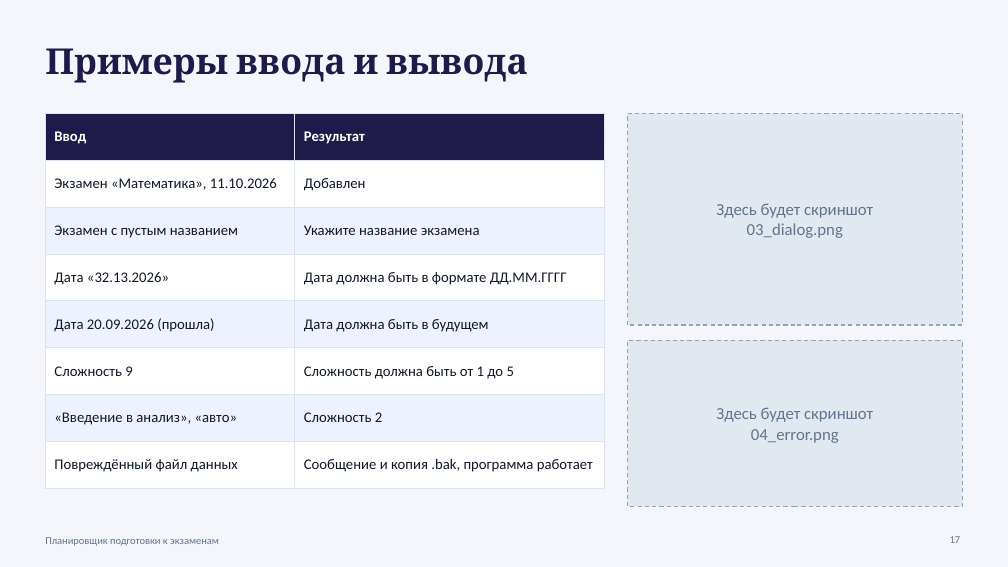
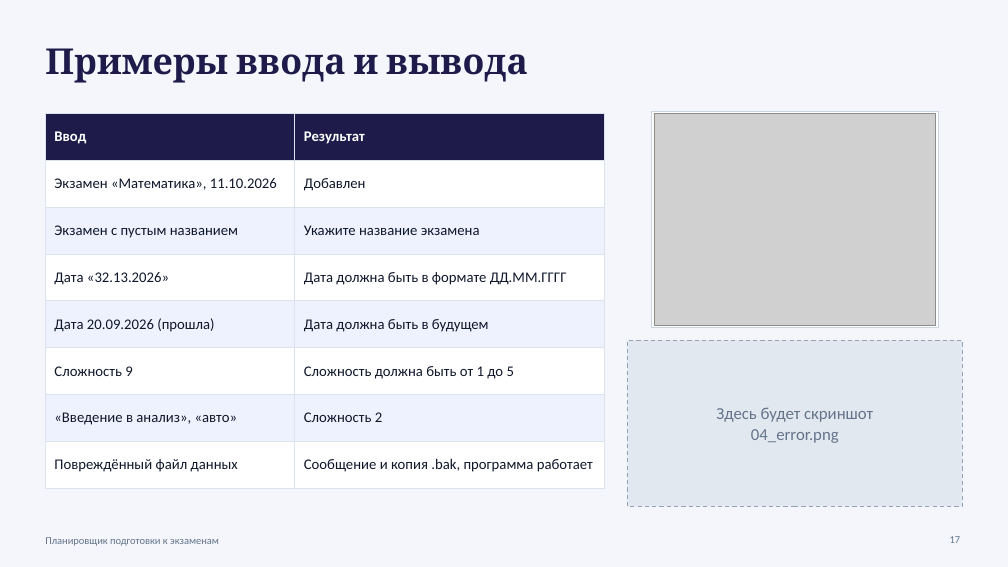
Before and after one commit to leywinkw/exam-planner, a slide deck: slide 17 of docs/Презентация_Планировщик_экзаменов.pptx. Drawn at 1008x567 pixels with LibreOffice and Linux fonts; fonts in the diff are those of the drawing; grey boxes stand for pictures. Boxes give left, top, right and bottom in pixels: in the first picture for what was removed or moved away, otherwise in the second. Text is boxed around its words. In the diff, an @@ line names an element or a change of style, - is before the commit and + after.

```diff
--- a/docs/Презентация_Планировщик_экзаменов.pptx
+++ b/docs/Презентация_Планировщик_экзаменов.pptx
@@ rectangle: place and size @@
-rectangle at <box>628,113,963,325</box>
+rectangle at <box>652,111,938,327</box>
@@ rectangle at <box>652,111,938,327</box>: fill #E2E8F0 to #FFFFFF; outline #94A3B8 1 pt dashed to #CBD5E1 0.75 pt @@
@@ picture added at <box>654,113,936,325</box> @@
@@ text removed at <box>716,203,873,238</box> @@
-Здесь будет скриншот
-03_dialog.png
```
Also in this commit, not shown: 7 other slides changed, 19 other files.
